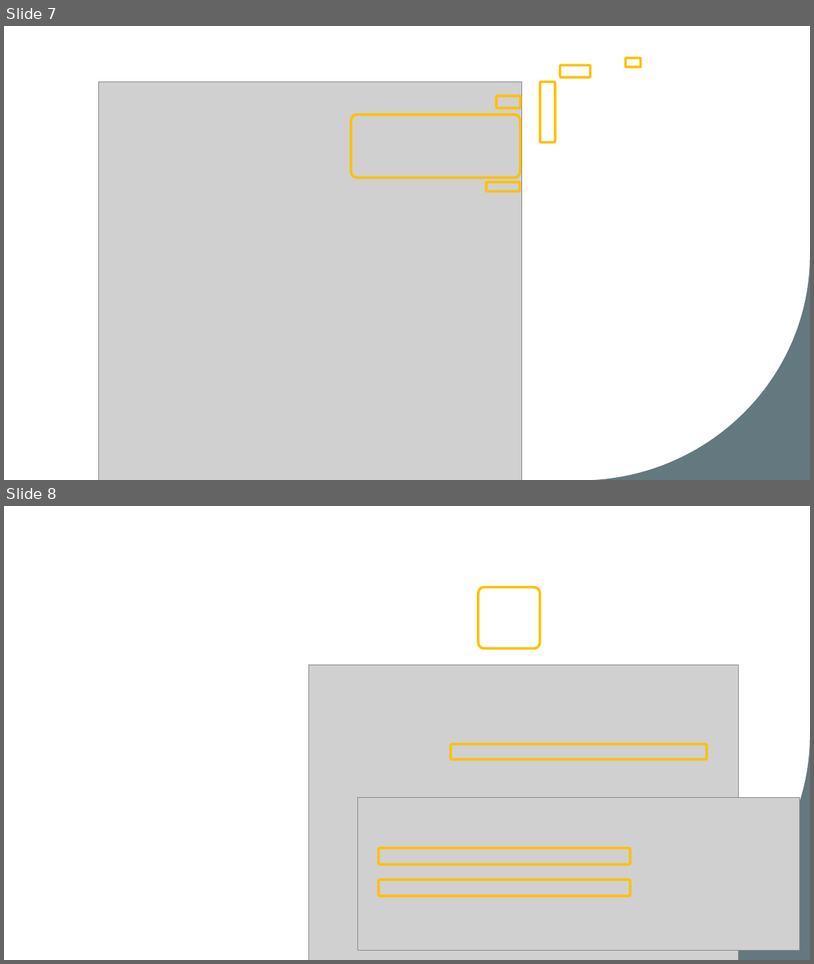
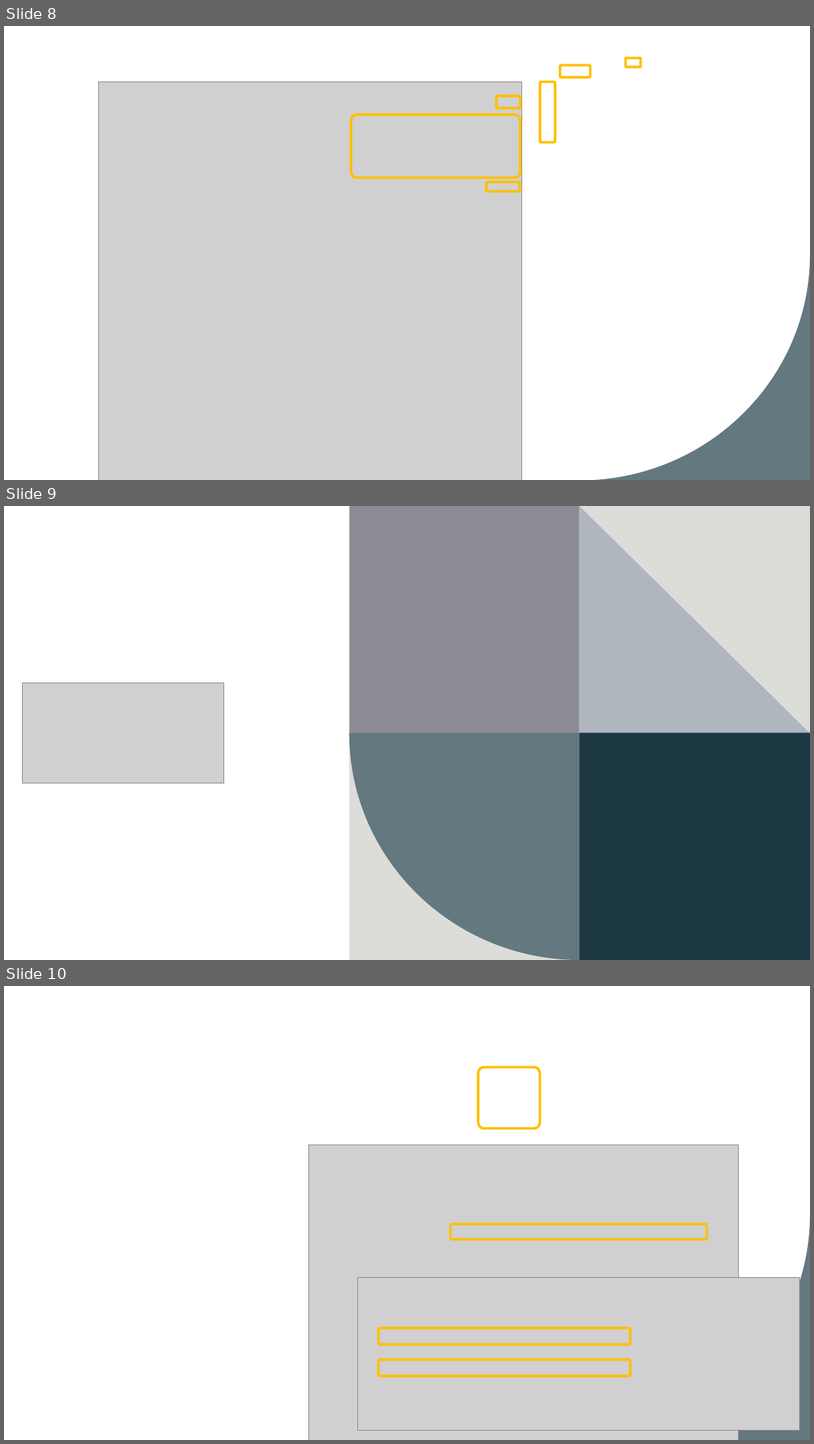
Before and after one commit to josephine-mckelvy/2025-CAH, a slide deck: 2025-06-30 CAH.pptx. Shown one above the other, each under a label of ours: slides 7 and 8 before the commit, slides 8, 9 and 10 after it. The pictures are 814x964 and 814x1444 pixels, drawn with LibreOffice and Linux fonts; fonts in the diff are those of the drawing; grey boxes stand for pictures; background and template pictures are left out. Boxes give left, top, right and bottom in pixels: in the first picture for what was removed or moved away, otherwise in the second. Text is boxed around its words. In the diff, an @@ line names an element or a change of style, - is before the commit and + after.

```diff
--- a/2025-06-30 CAH.pptx
+++ b/2025-06-30 CAH.pptx
@@ slide 9 added at (4,506,810,960), background #FFFFFF @@
@@ rectangle added at (4,506,810,960), fill #FFFFFF @@
@@ rectangle added at (350,506,580,733), fill #8C8C96 @@
@@ rectangle added at (580,506,810,733), fill #AFB6BE @@
@@ freeform shape added at (580,506,810,733), fill #DCDDD8 @@
@@ picture added at (22,683,224,783) @@
@@ freeform shape added at (349,733,580,960), fill #63787F @@
@@ rectangle added at (350,733,580,960), fill #DCDDD8 @@
@@ rectangle added at (580,733,810,960), fill #1B3843 @@
@@ freeform shape added at (586,735,810,960), fill #63787F @@
@@ what was slide 7 is now slide 8 @@
@@ what was slide 8 is now slide 10 @@
```
Also in this commit, not shown: 1 slide changed, 9 other slides added, 1 slide removed, 3 other files.
